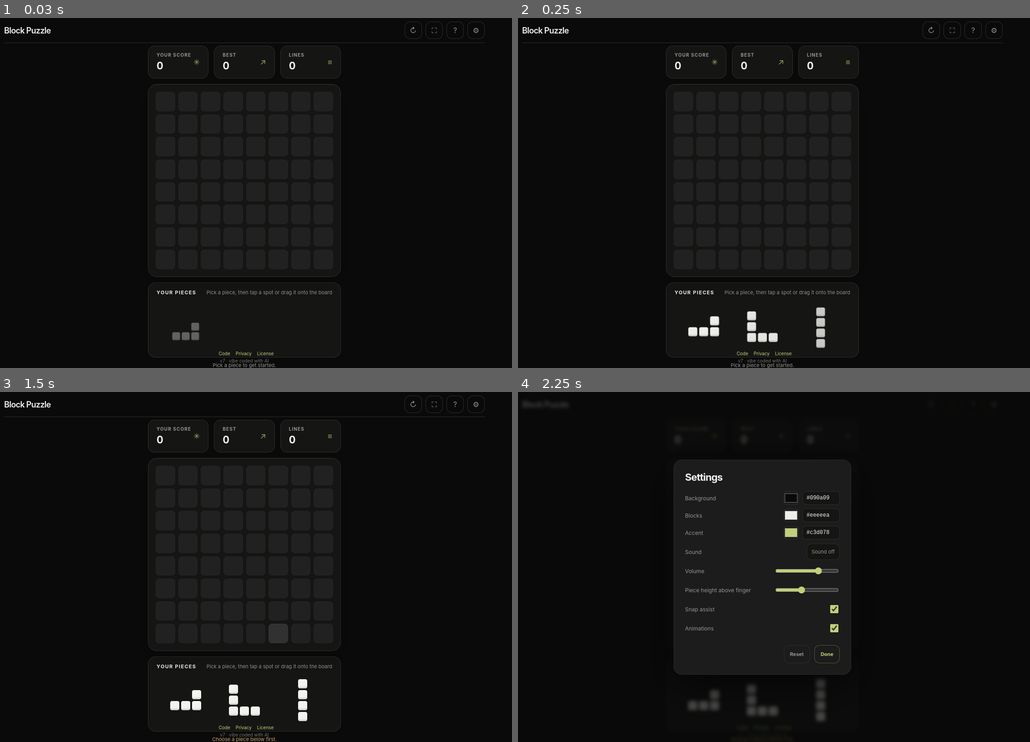
Above: before the commit, frames 1-4 (two rows, left to right).
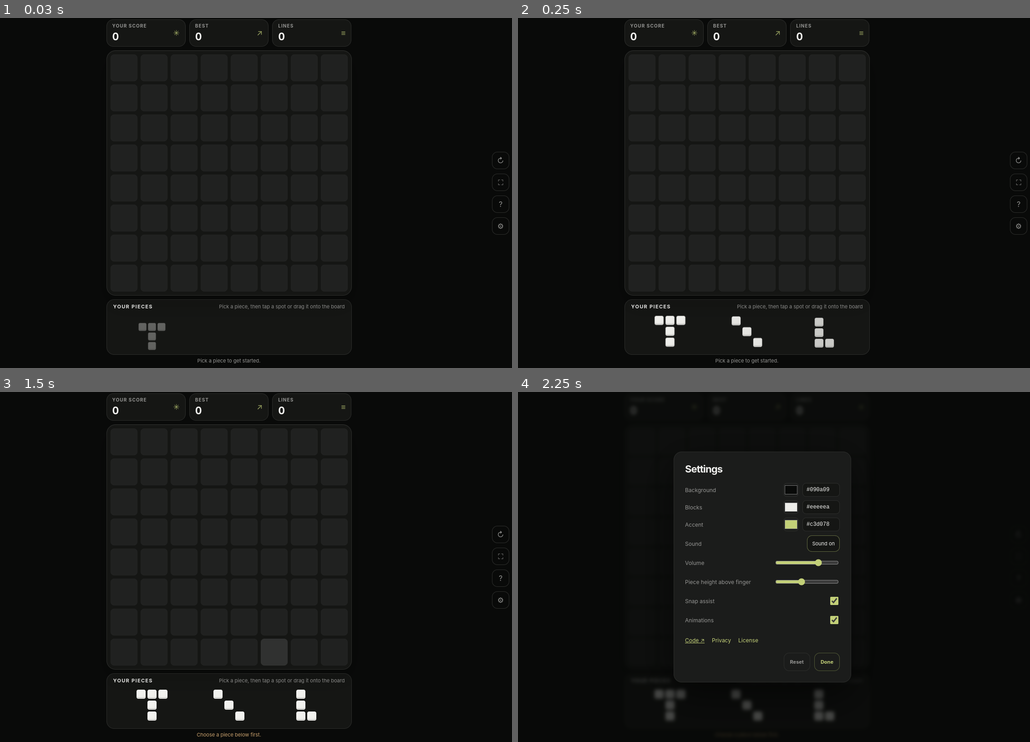
Above: after the commit, the same moments.

Repository: luminivis/blockpuzzle
Game: browser game, page index.html
The game is run twice, just before and just after one commit, with the same random seed, the same clock (stepped at 60 frames per second) and the same inputs.
Inputs (mouse positions are in pixels of both pictures, inside the frame that each line leads up to; where the layout moved, square brackets give the same spot in the first picture):
- Up to frame 1 (0.03 s): no input
- Up to frame 2 (0.25 s): no input
- Up to frame 3 (1.5 s): tap Enter at 0.27 s; move the mouse to (245, 602) [245, 598] at 1.07 s; tap Ctrl at 1.1 s; click "Row 8, column 6, empty" at 1.27 s
- Up to frame 4 (2.25 s): tap Ctrl at 1.6, 2.1 s; move the mouse to (651, 532) [666, 539] at 1.67 s; click "Row 1, column 6, empty" at 1.87 s; click "⚙" at 2.02 s

The runs differ from the first frame. In frame 1, 2.1% of the frame differs, in the area x 0-100%, y 0-100%; in frame 2, 2.8%; in frame 3, 3.1%; in frame 4, 2.9%.

Commit message:
Update README, index.html, and service worker for version 8

Diff:
--- a/index.html
+++ b/index.html
@@ -5,7 +5,7 @@
     <meta name="viewport" content="width=device-width, initial-scale=1">
     <meta name="theme-color" content="#090a09">
     <meta name="description" content="A little block puzzle. Place pieces, clear lines, and see how long you can keep going.">
-    <meta name="application-version" content="7">
+    <meta name="application-version" content="8">
     <title>Block Puzzle</title>
     <style>
       :root {
@@ -69,18 +69,6 @@
       }
 
       .top-actions { display: flex; flex-wrap: wrap; align-items: center; justify-content: flex-end; gap: 8px; padding: 8px 0; }
-      .repo-link {
-        display: inline-flex;
-        align-items: center;
-        gap: 6px;
-        color: var(--muted);
-        font-size: 11px;
-        font-weight: 650;
-        text-decoration: none;
-        transition: color .18s ease;
-      }
-      .repo-link:hover { color: var(--text); }
-      .repo-link span { color: var(--accent); }
       .toolbar-control {
         min-height: 36px;
         padding: 0 10px;
@@ -286,12 +274,6 @@
       .status-line[aria-live] { transition: color .18s ease; }
       .status-line.success { color: var(--accent); }
       .status-line.error { color: var(--danger); }
-      footer { padding: 0 0 22px; color: #85877e; font-size: 10px; text-align: center; }
-      footer a { color: var(--accent); text-decoration: none; }
-      footer a:hover { text-decoration: underline; }
-      .footer-links { display: inline-flex; flex-wrap: wrap; justify-content: center; gap: 12px; margin-left: 8px; }
-      .app-version { display: block; margin-top: 4px; color: #707368; font-size: 10px; }
-
       .game-over {
         position: absolute;
         z-index: 2;
@@ -393,12 +375,10 @@
       body { display: flex; flex-direction: column; overflow: hidden; }
       .app-shell { flex: 1; display: flex; flex-direction: column; min-height: 0; height: 100dvh; padding: env(safe-area-inset-top) 0 env(safe-area-inset-bottom); }
       .topbar { justify-content: space-between; min-height: 54px; border-bottom-color: var(--line); }
-      .brand { font-size: 18px; font-weight: 630; letter-spacing: -.04em; }
       main { flex: 1; min-height: 0; display: flex; padding: 6px 0; }
       .intro, .side-panel { display: none; }
       .game-layout { flex: 1; display: flex; justify-content: center; align-items: center; min-height: 0; }
       .game-main { width: var(--board); margin: auto; }
-      footer { padding: 4px 0 10px; }
       .link-button { padding: 0; border: 0; background: none; color: var(--accent); font: inherit; cursor: pointer; }
       .link-button:hover, .link-button.active { text-decoration: underline; }
       @media (max-height: 560px) { body { overflow: auto; } }
@@ -409,6 +389,7 @@
       .board-cell.preview { background: var(--accent-glow); }
       .board-cell.will-clear { box-shadow: inset 0 0 0 2px var(--accent), 0 0 12px var(--accent-glow); }
       .setting-list { display: grid; gap: 4px; margin: 14px 0 18px; }
+      .setting-links { display: flex; flex-wrap: wrap; gap: 16px; margin: 0 0 20px; font-size: 12px; }
       .setting-row { display: flex; align-items: center; justify-content: space-between; gap: 14px; min-height: 38px; color: var(--muted); font-size: 12px; }
       .setting-row input[type=range] { width: 140px; accent-color: var(--accent); }
       .setting-row input[type=checkbox] { width: 18px; height: 18px; accent-color: var(--accent); }
@@ -442,12 +423,42 @@
       @keyframes dlgIn { from { opacity: 0; transform: translateY(10px) scale(.96); } to { opacity: 1; transform: none; } }
       @keyframes dlgOut { to { opacity: 0; transform: translateY(6px) scale(.97); } }
       @keyframes fadeIn { from { opacity: 0; } }
+      @media (min-width: 900px) and (orientation: landscape) {
+        :root { --board: min(66vw, calc(100dvh - 230px), 680px); }
+        .app-shell { width: 100%; max-width: none; }
+        .topbar {
+          position: fixed;
+          z-index: 20;
+          top: 50%;
+          right: max(18px, env(safe-area-inset-right));
+          min-height: 0;
+          transform: translateY(-50%);
+          border: 0;
+        }
+        .top-actions { flex-direction: column; gap: 10px; padding: 0; }
+        main { padding: 8px 0; }
+        .game-layout {
+          display: flex;
+          justify-content: center;
+          align-items: center;
+          width: 100%;
+          padding-right: 68px;
+        }
+        .game-main { width: var(--board); margin: 0; }
+        .scorebar { gap: 8px; margin-bottom: 8px; }
+        .score-card { min-height: 52px; padding: 7px 12px; }
+        .board-wrap { padding: 8px; }
+        .tray { min-height: 94px; margin-top: 8px; padding: 8px 14px; }
+        .tray-heading { margin-bottom: 4px; }
+        .pieces, .piece-slot { min-height: 54px; }
+        .piece-button { min-height: 50px; }
+        .status-line { margin-top: 6px; }
+      }
     </style>
   </head>
   <body>
     <div class="app-shell">
       <header class="topbar">
-        <span class="brand">Block Puzzle</span>
         <div class="top-actions">
           <button class="icon-button" id="new-game-top" type="button" aria-label="New game" title="New game">↻</button>
           <button class="icon-button" id="fullscreen-button" type="button" aria-label="Full screen" title="Full screen">⛶</button>
@@ -529,11 +540,16 @@
           <h2 id="settings-title">Settings</h2>
           <div class="setting-list">
             <div id="color-rows"></div>
-            <label class="setting-row"><span>Sound</span><button class="toolbar-control sound-toggle" id="sound-toggle" type="button" aria-pressed="false">Sound off</button></label>
+            <label class="setting-row"><span>Sound</span><button class="toolbar-control sound-toggle" id="sound-toggle" type="button" aria-pressed="true">Sound on</button></label>
             <label class="setting-row"><span>Volume</span><input type="range" id="volume" min="0" max="100"></label>
             <label class="setting-row"><span>Piece height above finger</span><input type="range" id="lift" min="0" max="140"></label>
             <label class="setting-row"><span>Snap assist</span><input type="checkbox" id="snap"></label>
             <label class="setting-row"><span>Animations</span><input type="checkbox" id="anim"></label>
+          </div>
+          <div class="setting-links" aria-label="Project information">
+            <a class="link-button" href="https://github.com/luminivis/blockpuzzle" target="_blank" rel="noopener noreferrer">Code ↗</a>
+            <button class="link-button" type="button" data-info="privacy">Privacy</button>
+            <button class="link-button" type="button" data-info="license">License</button>
           </div>
           <div class="confirm-actions">
             <button class="reset-button" id="reset-settings" type="button">Reset</button>
@@ -564,15 +580,6 @@
           </div>
         </form>
       </dialog>
-      <footer>
-        <span class="footer-links">
-          <a id="personal-link" href="#" target="_blank" rel="noopener noreferrer" hidden>Personal site ↗</a>
-          <a href="https://github.com/luminivis/blockpuzzle" target="_blank" rel="noopener noreferrer">Code</a>
-          <button class="link-button" type="button" data-info="privacy">Privacy</button>
-          <button class="link-button" type="button" data-info="license">License</button>
-        </span>
-        <span class="app-version">v7 · vibe coded with AI</span>
-      </footer>
     </div>
 
     <script>
@@ -584,14 +591,13 @@
           if (hadController) {
             navigator.serviceWorker.addEventListener("controllerchange", () => window.location.reload());
           }
-          navigator.serviceWorker.register("./service-worker.js?v=7", { updateViaCache: "none" })
+          navigator.serviceWorker.register("./service-worker.js?v=8", { updateViaCache: "none" })
             .then(registration => registration.update())
             .catch(error => {
               console.error("Offline support could not be enabled.", error);
             });
         }
 
-        const PERSONAL_SITE_URL = ""; // put your personal site address here, the link stays hidden while it is empty
         const SIZE = 8;
         const COMBO_GRACE = 3; // moves without a clear that you can miss before the combo ends
         const THEME_KEY = "block-puzzle-theme";
@@ -614,7 +620,12 @@
           [[0, 0], [1, 0], [2, 0], [2, 1], [2, 2]],
           [[0, 0], [0, 1], [0, 2], [1, 0], [2, 0]],
           [[0, 0], [0, 1], [0, 2], [1, 1], [2, 1]],
-          [[0, 1], [1, 0], [1, 1], [1, 2], [2, 1]]
+          [[0, 1], [1, 0], [1, 1], [1, 2], [2, 1]],
+          [[0, 0], [0, 1], [0, 2], [1, 0], [1, 1], [1, 2], [2, 0], [2, 1], [2, 2]],
+          [[0, 0], [1, 1], [2, 2]], [[0, 2], [1, 1], [2, 0]],
+          [[0, 0], [1, 1], [2, 2], [3, 3]], [[0, 3], [1, 2], [2, 1], [3, 0]],
+          [[0, 0], [1, 1], [2, 2], [0, 2], [2, 0]],
+          [[0, 0], [0, 1], [0, 2], [1, 0], [1, 2], [2, 0], [2, 1], [2, 2]]
         ];
 
         const boardElement = document.querySelector("#board");
@@ -644,7 +655,7 @@
         let pointerDrag;
         let bestAtStart = 0;
         let draggedButton;
-        let soundEnabled = readPreference("block-puzzle-sound", "off", ["on", "off"]) === "on";
+        let soundEnabled = readPreference("block-puzzle-sound", "on", ["on", "off"]) === "on";
         let theme = readTheme();
         let volume = readNumber("block-puzzle-volume", 70, 0, 100);
         let liftPx = readNumber("block-puzzle-lift", 56, 0, 140);
@@ -652,6 +663,7 @@
         let animationsEnabled = readPreference("block-puzzle-animations", window.matchMedia?.("(prefers-reduced-motion: reduce)").matches ? "off" : "on", ["on", "off"]) === "on";
         let newSet = true;
         let audioContext;
+        let audioBus;
 
         bestElement.textContent = best.toLocaleString();
         applyTheme();
@@ -1244,13 +1256,24 @@
           if (!AudioContextConstructor) return turnOff("Sound is not supported in this browser.");
           try {
             audioContext ??= new AudioContextConstructor();
+            if (!audioBus) {
+              audioBus = audioContext.createGain();
+              const compressor = audioContext.createDynamicsCompressor();
+              compressor.threshold.value = -18;
+              compressor.knee.value = 12;
+              compressor.ratio.value = 4;
+              compressor.attack.value = .004;
+              compressor.release.value = .12;
+              audioBus.connect(compressor);
+              compressor.connect(audioContext.destination);
+            }
           } catch (error) {
             console.warn("Game sound could not be initialized.", error);
             return turnOff("Sound could not be started in this browser.");
           }
           const play = () => {
             const now = audioContext.currentTime;
-            const master = volume / 100 * .13;
+            audioBus.gain.setTargetAtTime(volume / 100 * .32, now, .01);
             const tone = (from, at, length, type = "sine", level = 1, to = from) => {
               const oscillator = audioContext.createOscillator();
               const gain = audioContext.createGain();
@@ -1258,22 +1281,25 @@
               oscillator.frequency.setValueAtTime(from, now + at);
               oscillator.frequency.exponentialRampToValueAtTime(to, now + at + length);
               gain.gain.setValueAtTime(.0001, now + at);
-              gain.gain.exponentialRampToValueAtTime(master * level, now + at + .01);
+              gain.gain.exponentialRampToValueAtTime(level, now + at + .01);
               gain.gain.exponentialRampToValueAtTime(.0001, now + at + length);
               oscillator.connect(gain);
-              gain.connect(audioContext.destination);
+              gain.connect(audioBus);
               oscillator.start(now + at);
               oscillator.stop(now + at + length + .02);
             };
-            if (kind === "pick") tone(620, 0, .05, "sine", .6, 760);
-            if (kind === "place") { tone(210, 0, .13, "triangle", 1.2, 90); tone(1100, 0, .03, "square", .12); }
-            if (kind === "bad") tone(150, 0, .12, "square", .35, 95);
+            if (kind === "pick") { tone(520, 0, .08, "sine", .45, 690); tone(1040, .015, .07, "sine", .12, 1380); }
+            if (kind === "place") { tone(185, 0, .16, "triangle", .75, 78); tone(620, .012, .1, "sine", .2, 320); }
+            if (kind === "bad") { tone(165, 0, .15, "triangle", .35, 105); tone(110, .02, .12, "sine", .25, 82); }
             if (kind === "clear") {
-              const scale = [523, 587, 659, 784, 880, 1047, 1175, 1319];
-              tone(210, 0, .12, "triangle", 1, 90);
-              for (let i = 0; i < Math.min(amount + 2, scale.length); i += 1) tone(scale[i + Math.min(amount - 1, 2)], .05 + i * .06, .22, "triangle", .8);
+              const scale = [523.25, 587.33, 659.25, 783.99, 880, 1046.5, 1174.66, 1318.51];
+              tone(175, 0, .18, "triangle", .65, 75);
+              for (let i = 0; i < Math.min(amount + 2, scale.length); i += 1) {
+                tone(scale[i + Math.min(amount - 1, 2)], .04 + i * .055, .24, "sine", .6);
+                if (i === 0 || i === 2) tone(scale[i + Math.min(amount - 1, 2)] * 1.5, .05 + i * .055, .2, "triangle", .12);
+              }
             }
-            if (kind === "over") [392, 330, 262].forEach((frequency, i) => tone(frequency, i * .16, .3, "sine", .9));
+            if (kind === "over") [392, 329.63, 261.63].forEach((frequency, i) => tone(frequency, i * .16, .32, "triangle", .65));
           };
           if (audioContext.state === "suspended") {
             audioContext.resume().then(play).catch(error => console.warn("Game sound could not be started.", error));
@@ -1463,16 +1489,19 @@
         animInput.addEventListener("change", () => { animationsEnabled = animInput.checked; savePreference("block-puzzle-animations", animationsEnabled ? "on" : "off"); });
         document.querySelector("#reset-settings").addEventListener("click", () => {
           theme = { ...DEFAULT_THEME };
+          soundEnabled = true;
           volume = 70;
           liftPx = 56;
           snapAssist = true;
           animationsEnabled = true;
           try { localStorage.removeItem(THEME_KEY); localStorage.removeItem("block-puzzle-block-color"); } catch (error) { console.warn("Could not clear saved colors.", error); }
           savePreference("block-puzzle-volume", "70");
+          savePreference("block-puzzle-sound", "on");
           savePreference("block-puzzle-lift", "56");
           savePreference("block-puzzle-snap", "on");
           savePreference("block-puzzle-animations", "on");
           applyTheme();
+          updateSoundButton();
           syncSettings();
         });
         document.querySelector("#settings-button").addEventListener("click", () => { syncSettings(); openDialog(settingsDialog); });
@@ -1493,12 +1522,6 @@
           if (document.fullscreenElement || document.webkitFullscreenElement) (document.exitFullscreen || document.webkitExitFullscreen).call(document);
           else requestFullscreen.call(fullscreenRoot);
         });
-        if (PERSONAL_SITE_URL) {
-          const personalLink = document.querySelector("#personal-link");
-          personalLink.href = PERSONAL_SITE_URL;
-          personalLink.hidden = false;
-        }
-
         document.querySelector("#new-game").addEventListener("click", () => {
           const hasProgress = score > 0;
           if (hasProgress) {
@@ -1519,6 +1542,7 @@
           soundEnabled = !soundEnabled;
           savePreference("block-puzzle-sound", soundEnabled ? "on" : "off");
           updateSoundButton();
+          if (soundEnabled) playSound("pick");
         });
       })();
     </script>
--- a/service-worker.js
+++ b/service-worker.js
@@ -1,6 +1,6 @@
 "use strict";
 
-const CACHE_NAME = "block-and-bloom-v7";
+const CACHE_NAME = "block-and-bloom-v8";
 const APP_SHELL_URL = new URL("./index.html", self.registration.scope).href;
 const PRIVACY_URL = new URL("./privacy/index.html", self.registration.scope).href;
 const LICENSE_URL = new URL("./LICENSE", self.registration.scope).href;
